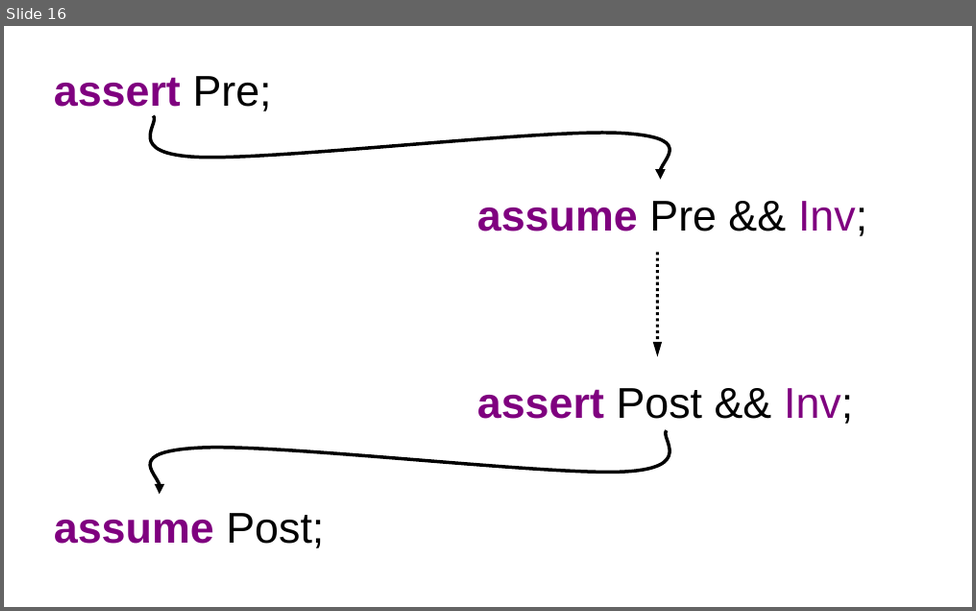
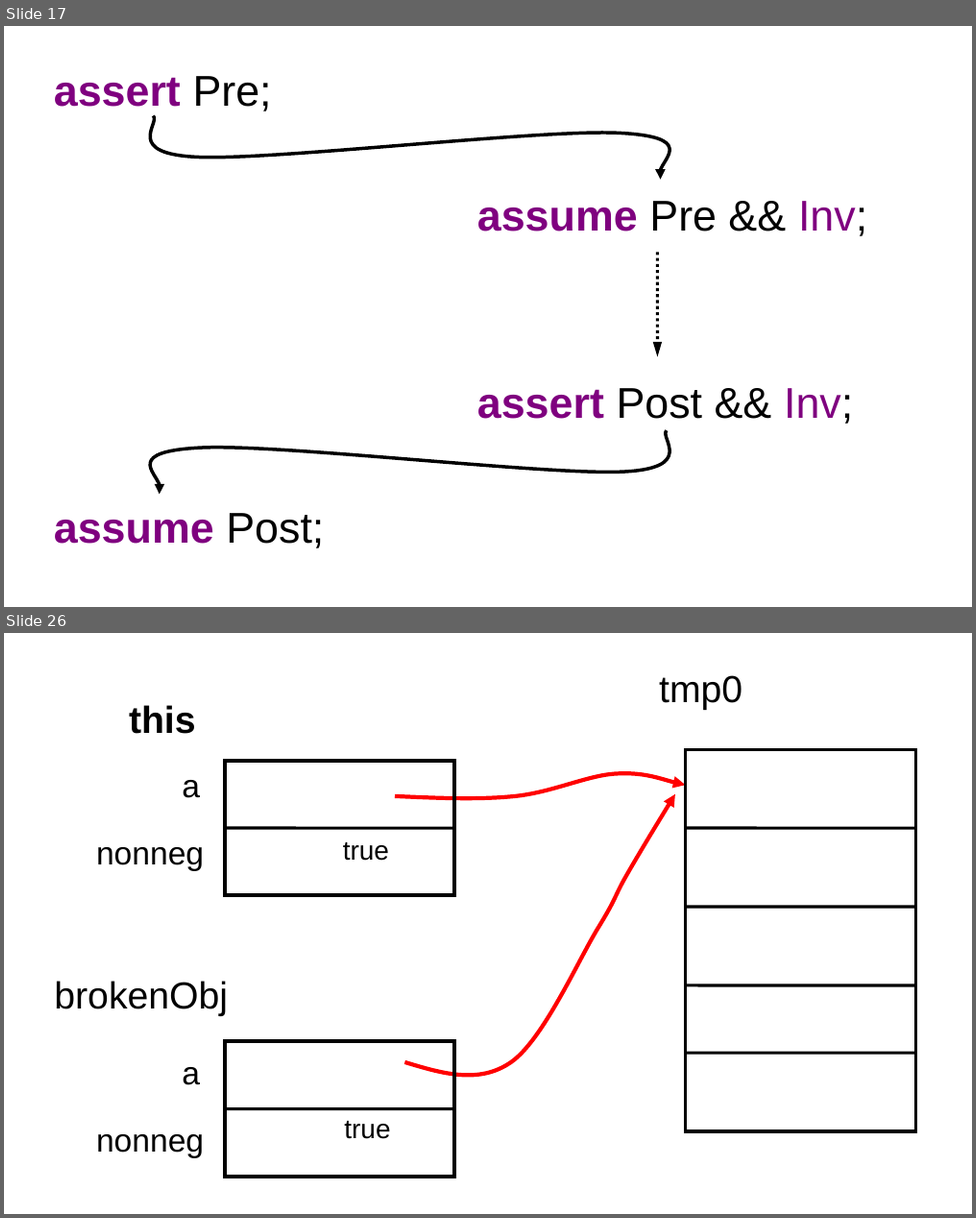
Before and after one commit to kiniry/Mobius, a slide deck: src/escjava/trunk/ESCTools/slides/CAV2007Tutorial/new-diagrams.ppt. Shown one above the other, each under a label of ours: slide 16 before the commit, slides 17 and 26 after it; the slides between them are not shown. The pictures are 976x611 and 976x1218 pixels, drawn with LibreOffice and Linux fonts; fonts in the diff are those of the drawing. Boxes give left, top, right and bottom in pixels: in the first picture for what was removed or moved away, otherwise in the second. Text is boxed around its words. In the diff, an @@ line names an element or a change of style, - is before the commit and + after.

```diff
--- a/src/escjava/trunk/ESCTools/slides/CAV2007Tutorial/new-diagrams.ppt
+++ b/src/escjava/trunk/ESCTools/slides/CAV2007Tutorial/new-diagrams.ppt
@@ slide 26 added at [4,633,972,1214], background #FFFFFF @@
@@ text added at [659,675,742,710], 28 pt, text #000000 @@
+tmp0
@@ text added at [129,705,196,734], 28 pt, text #000000, bold @@
+this
@@ rectangle added at [225,761,455,895], outline #000000 3 pt @@
@@ freeform shape added at [395,771,686,799], outline #FF0000 3 pt @@
@@ rectangle added at [686,749,916,1131], outline #000000 2.24 pt @@
@@ text added at [182,780,200,798], 24 pt, text #000000 @@
+a
@@ freeform shape added at [404,793,675,1084], outline #FF0000 3 pt @@
@@ line added from (225, 828) to (455, 828), #000000 2.24 pt @@
@@ line added from (686, 828) to (916, 828), #000000 2.24 pt @@
@@ text added at [96,847,204,871], 24 pt, text #000000 @@
+nonneg
@@ text added at [343,842,389,861], 20 pt, text #000000 @@
+true
@@ line added from (686, 907) to (916, 907), #000000 2.24 pt @@
@@ text added at [54,981,228,1016], 28 pt, text #000000 @@
+brokenObj
@@ line added from (686, 985) to (916, 985), #000000 2.24 pt @@
@@ rectangle added at [225,1041,455,1175], outline #000000 3 pt @@
@@ line added from (686, 1053) to (916, 1053), #000000 2.24 pt @@
@@ text added at [182,1067,200,1085], 24 pt, text #000000 @@
+a
@@ line added from (225, 1108) to (455, 1108), #000000 2.24 pt @@
@@ text added at [344,1121,390,1139], 20 pt, text #000000 @@
+true
@@ text added at [96,1134,204,1158], 24 pt, text #000000 @@
+nonneg
@@ what was slide 16 is now slide 17 @@
```
Also in this commit, not shown: 15 slides changed, 2 other slides added, 1 slide removed, 39 other files.
